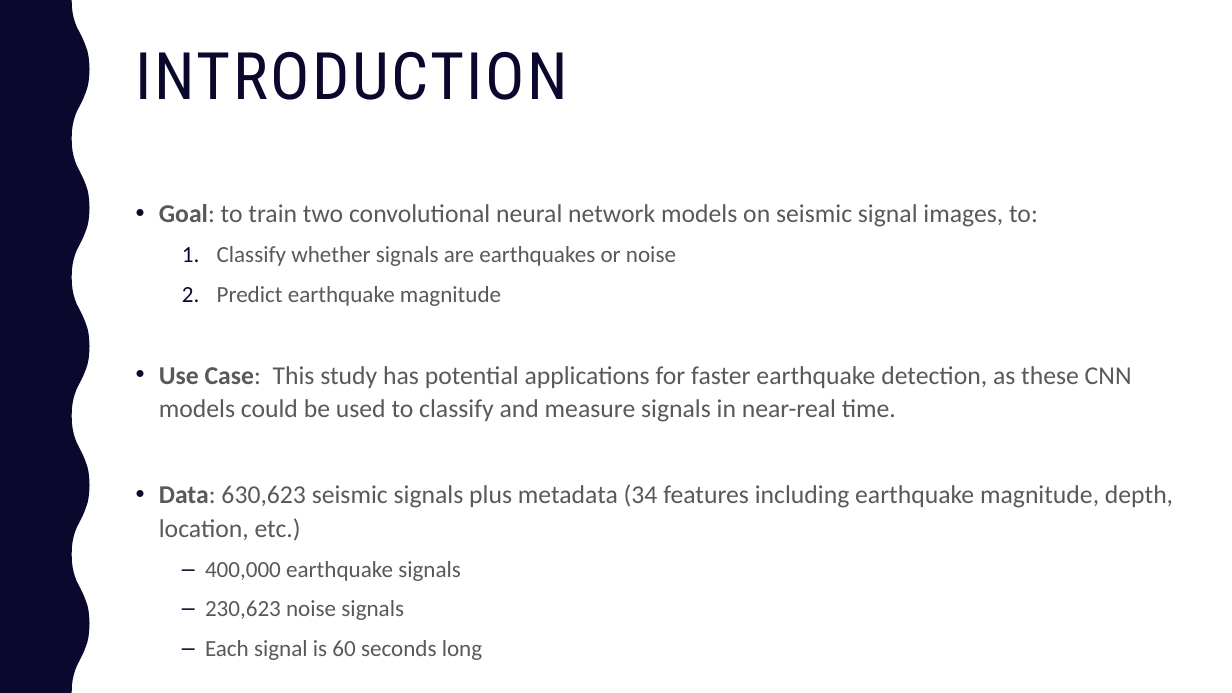
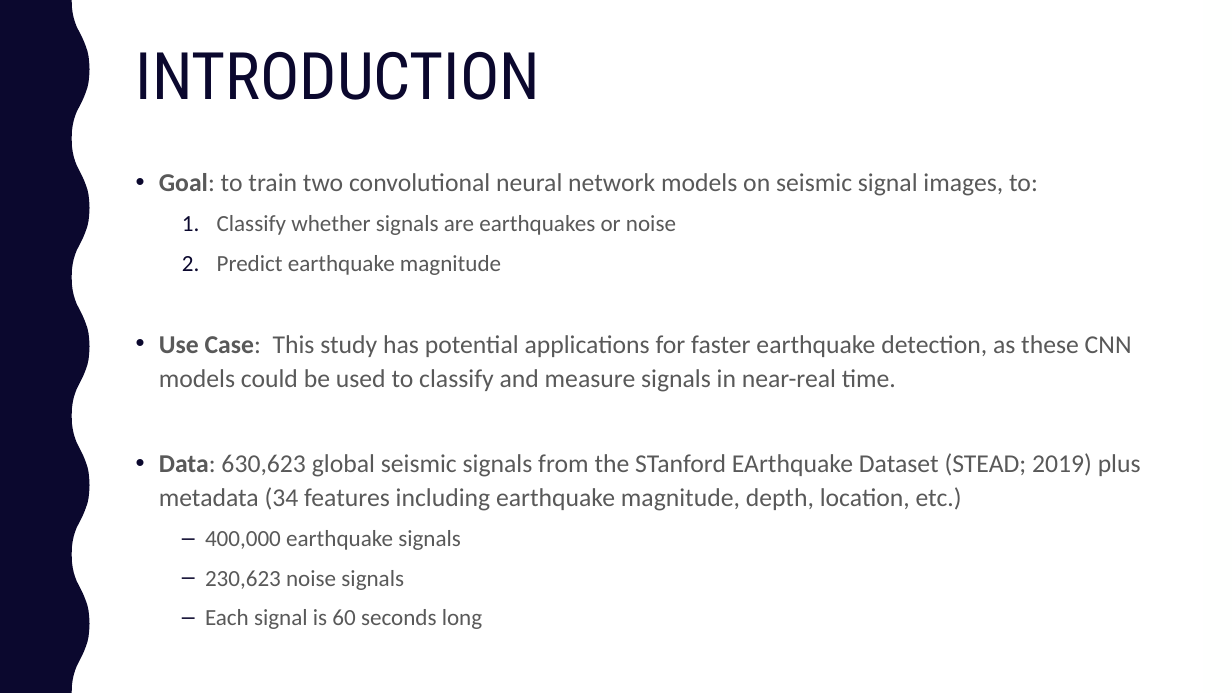
Before and after one commit to kaelynn-rose/EarthquakeClassification, a slide deck: slide 2 of presentation/earthquakes_with_cnns.pptx. Drawn at 1232x693 pixels with LibreOffice and Linux fonts; fonts in the diff are those of the drawing. Boxes give left, top, right and bottom in pixels: in the first picture for what was removed or moved away, otherwise in the second. Text is boxed around its words. In the diff, an @@ line names an element or a change of style, - is before the commit and + after.

```diff
--- a/presentation/earthquakes_with_cnns.pptx
+++ b/presentation/earthquakes_with_cnns.pptx
@@ title "INTRODUCTION" at <box>136,52,540,100</box>: letter spacing 2 to 0 pt @@
@@ text "Goal: to train two convolutional ...": place and size @@
-text "Goal: to train two convolutional ..." at <box>159,204,1173,660</box>
+text "Goal: to train two convolutional ..." at <box>159,173,1141,629</box>
@@ text at <box>159,173,1038,196</box>: less space between paragraphs @@
@@ text at <box>159,453,1141,511</box>: text changed @@
-• Data: 630,623 seismic signals plus metadata (34 features including earthquake magnitude, depth, location, etc.)
+• Data: 630,623 global seismic signals from the STanford EArthquake Dataset (STEAD; 2019) plus metadata (34 features including earthquake magnitude, depth, location, etc.)
```
Also in this commit, not shown: 13 other slides changed, 3 slides added, 3 other files.
